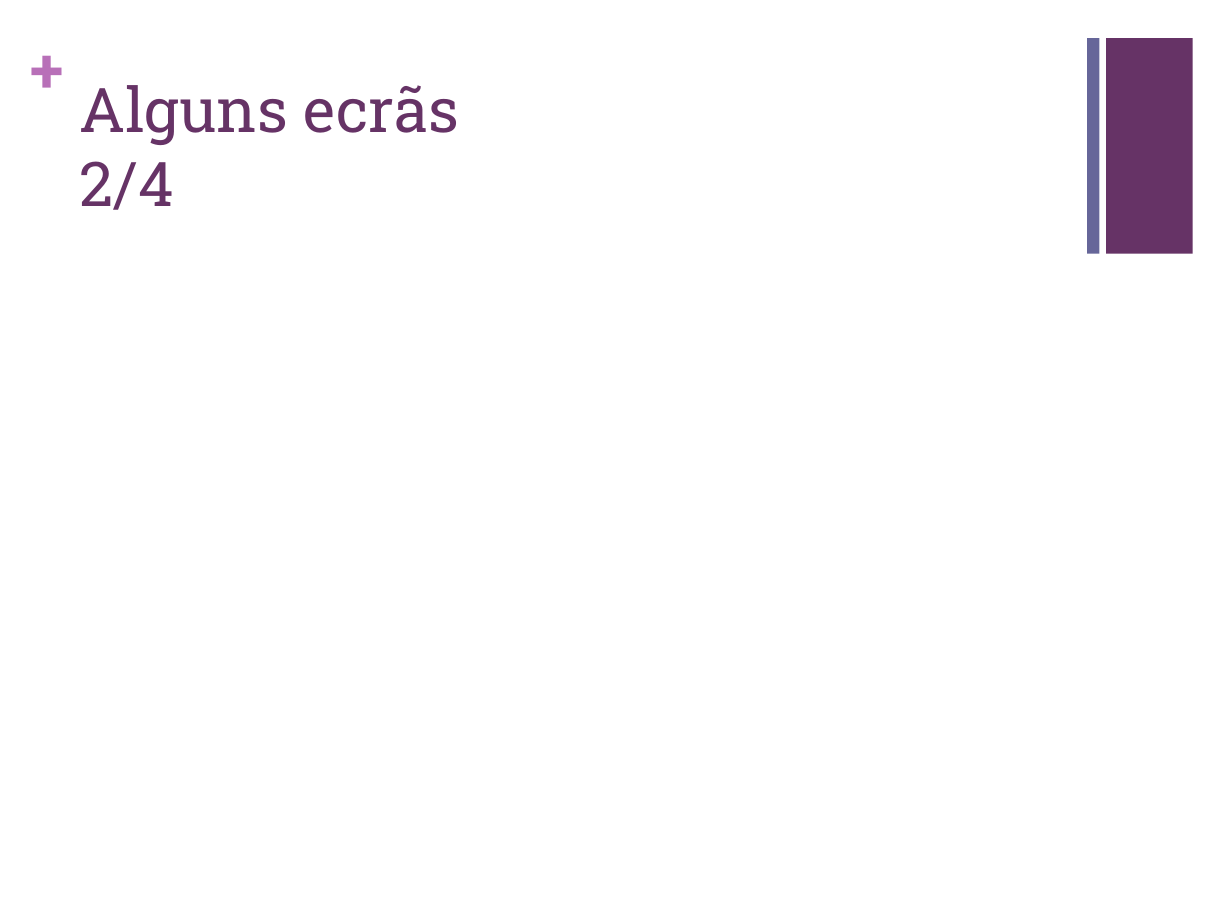
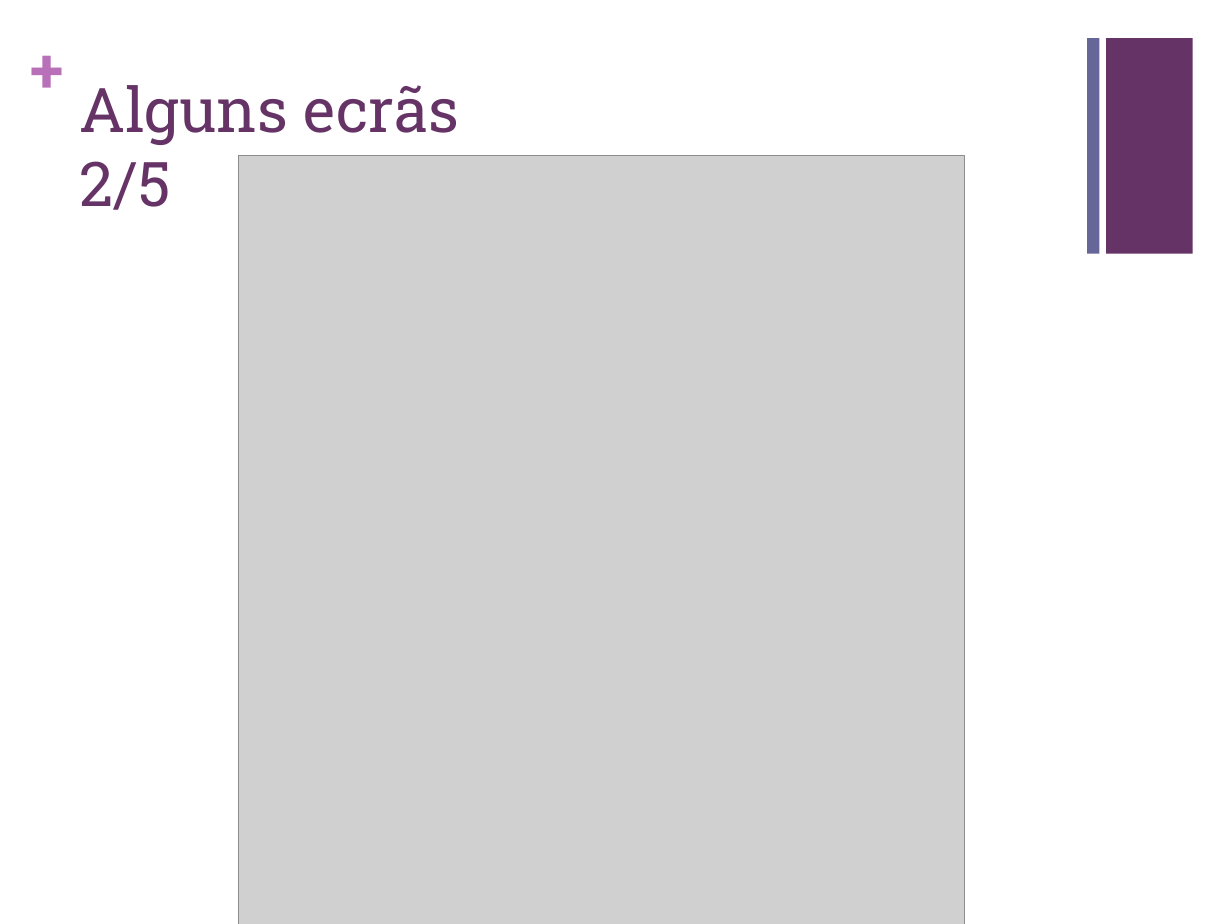
Before and after one commit to carboned4/C_C_U-2015-10, a slide deck: slide 11 of Aula 06/G10 - Apresentacao - Lab05.pptx. Drawn at 1232x924 pixels with LibreOffice and Linux fonts; fonts in the diff are those of the drawing; grey boxes stand for pictures. Boxes give left, top, right and bottom in pixels: in the first picture for what was removed or moved away, otherwise in the second. Text is boxed around its words. In the diff, an @@ line names an element or a change of style, - is before the commit and + after.

```diff
--- a/Aula 06/G10 - Apresentacao - Lab05.pptx
+++ b/Aula 06/G10 - Apresentacao - Lab05.pptx
@@ title at (79,85,459,210): text changed @@
-Alguns ecrãs 2/4
+Alguns ecrãs 2/5
@@ picture added at (238,155,963,924) @@
```
Also in this commit, not shown: 3 other slides changed, 1 slide added.
